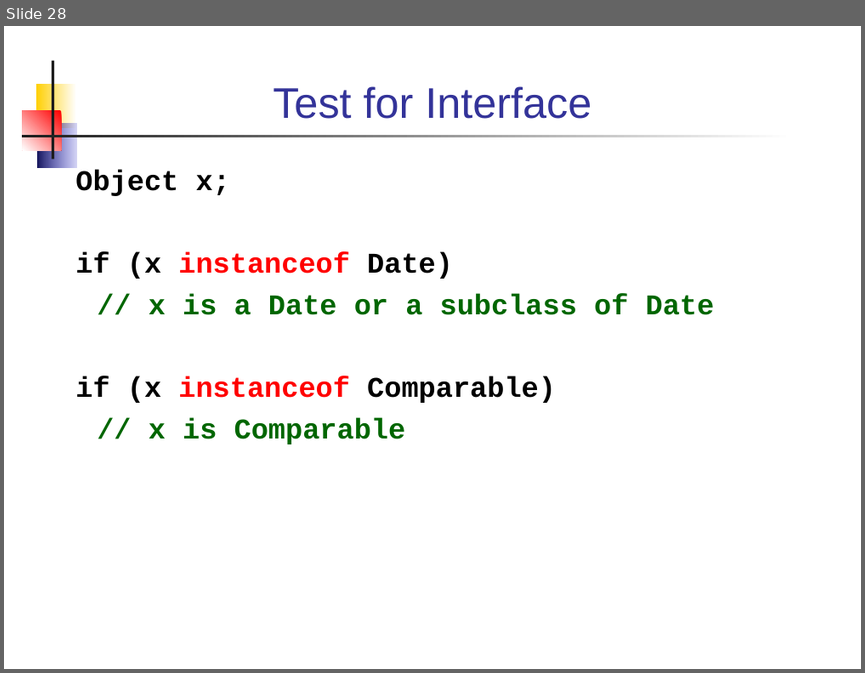
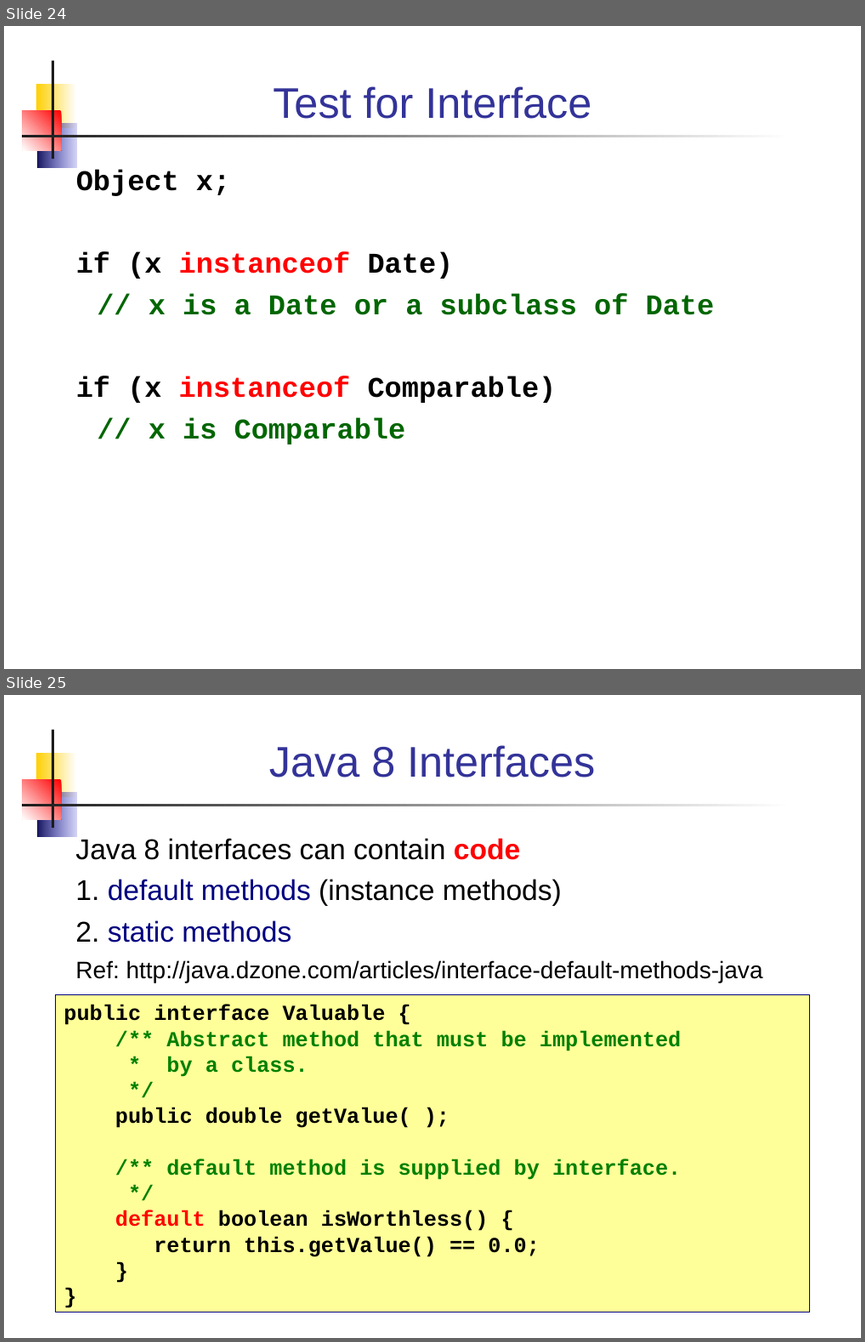
Before and after one commit to skeoop/skeoop.github.io, a slide deck: week2/1-Interfaces.ppt. Shown one above the other, each under a label of ours: slide 28 before the commit, slides 24 and 25 after it. The pictures are 865x673 and 865x1342 pixels, drawn with LibreOffice and Linux fonts; fonts in the diff are those of the drawing. Boxes give left, top, right and bottom in pixels: in the first picture for what was removed or moved away, otherwise in the second. Text is boxed around its words. In the diff, an @@ line names an element or a change of style, - is before the commit and + after.

```diff
--- a/week2/1-Interfaces.ppt
+++ b/week2/1-Interfaces.ppt
@@ slide 25 added at [4,695,861,1338], background #FFFFFF; not listed: 6 template elements that a slide beside it also shows @@
@@ title added at [269,745,595,777], 36 pt, text #333399 @@
+Java 8 Interfaces
@@ text added at [75,836,763,982], 24 pt, text #000000 @@
+Java 8 interfaces can contain code
+1. default methods (instance methods)
+2. static methods
+Ref: http://java.dzone.com/articles/interface-default-methods-java
@@ rectangle added at [55,995,810,1312], fill #FFFF99, outline #000080 0.74 pt, 18 pt, text #000000, bold @@
+public interface Valuable {
+/** Abstract method that must be implemented
+* by a class.
+*/
+public double getValue( );
+/** default method is supplied by interface.
+*/
+default boolean isWorthless() {
+return this.getValue() == 0.0;
+}
+}
@@ what was slide 28 is now slide 24 @@
```
Also in this commit, not shown: 36 other slides changed, 1 other slide added, 10 slides removed.
